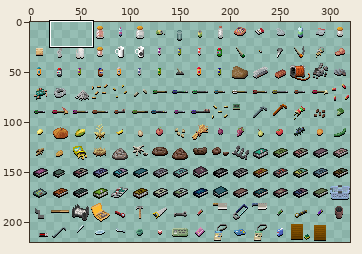
Sprite sheet: gfx/UltimateCataclysm/small.png. The picture above shows the old version from afar; the outline marks the close-up.
Close-up. The starting point:
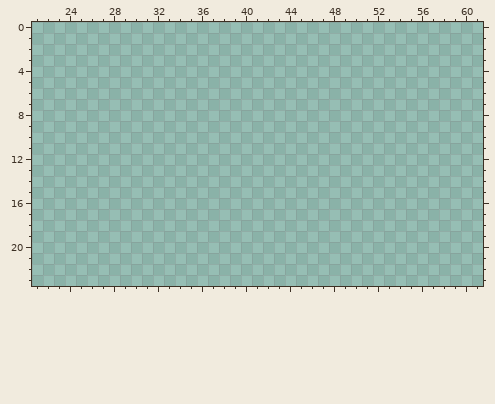
The file is 320x220 pixels. Pixels under 10% opacity are left out. Colours within 5 levels of each other are drawn and written as one. Shown: x 21..61, y 0..23. The old version is drawn lined up with the new one.
After the commit:
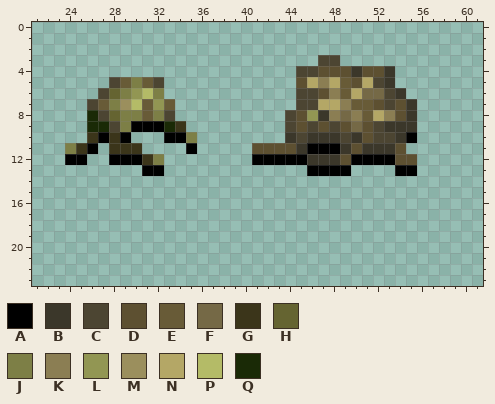
Palette (. is transparent): A #000000  B #3b372a  C #4c4532  D #5d5031  E #685b37  F #756946  G #3b351a  H #656431  J #7d7f46  K #8b7e53  L #929653  M #9b8f5d  N #b4a766  P #b4bb67  Q #1a2a06
Diff:
{"change": "drawings rearranged on the sheet (the old picture shows each at its new place; 2 dropped ones are not shown)"}
{"y":3,"x":47,"old":"..","new":"CC"}
{"y":4,"x":45,"old":".........","new":"CCDDDBDDB"}
{"y":5,"x":28,"old":".....","new":"CEJEC"}
{"y":5,"x":45,"old":".........","new":"DNKNEDNCB"}
{"y":6,"x":27,"old":"......","new":"CHJLPJ"}
{"y":6,"x":45,"old":"..........","new":"CCDKENFFCB"}
{"y":7,"x":26,"old":"........","new":"CEJMPELE"}
{"y":7,"x":45,"old":"...........","new":"CCNNKEEDCDB"}
{"y":8,"x":26,"old":"........","new":"QCHJJEJC"}
{"y":8,"x":44,"old":"............","new":"CDLBKFKENKDB"}
{"y":9,"x":26,"old":".........","new":"QQCJAAAQG"}
{"y":9,"x":44,"old":"............","new":"CDCDCDFDCBBB"}
{"y":10,"x":26,"old":"....","new":"GAGA"}
{"y":10,"x":33,"old":"...","new":"AAJ"}
{"y":10,"x":44,"old":"............","new":"BCBBBCBDCCBA"}
{"y":11,"x":24,"old":"...","new":"JGA"}
{"y":11,"x":28,"old":"...","new":"GGG"}
{"y":11,"x":35,"old":".","new":"A"}
{"y":11,"x":41,"old":"..............","new":"DDDDBAAABDBBBD"}
{"y":12,"x":24,"old":"..","new":"AA"}
{"y":12,"x":28,"old":".....","new":"AAAGJ"}
{"y":12,"x":41,"old":"...............","new":"AAAAABBBDAAAADD"}
{"y":13,"x":31,"old":"..","new":"AA"}
{"y":13,"x":46,"old":"....","new":"AAAA"}
{"y":13,"x":54,"old":"..","new":"AA"}
{"label":"added","picture_box":[252,55,417,176]}
{"label":"added","picture_box":[65,77,197,176]}
